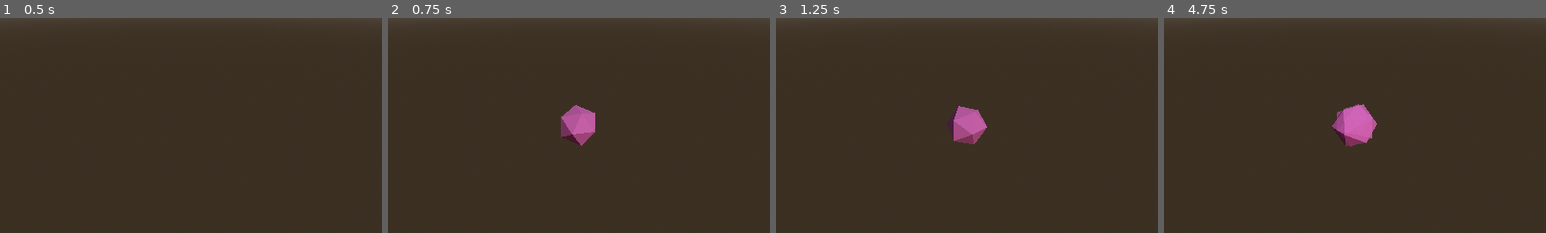
Above: before the commit, frames 1-4 (left to right).
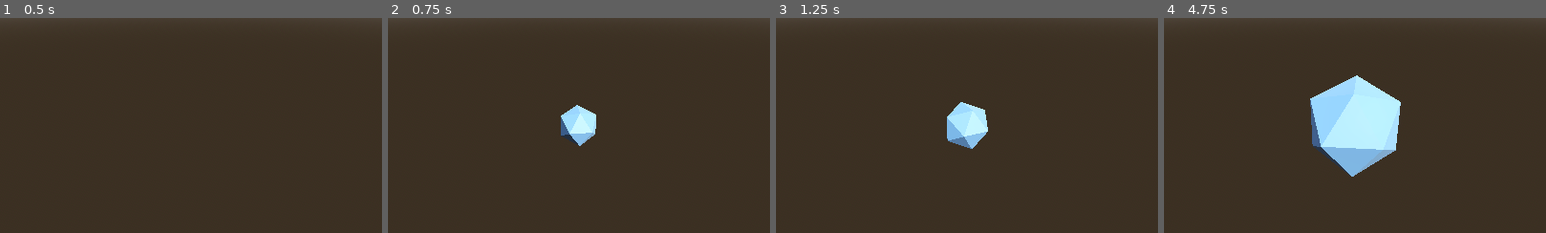
Above: after the commit, the same moments.

Repository: akorzunin/SuperIcosahedron
Game: Godot game, scene res://scenes/Main.tscn
Same seed, same stepped clock (60 frames per second), same inputs: the game is played once before the commit and once after it.
Inputs:
- Up to frame 1 (0.5 s): no input
- Up to frame 2 (0.75 s): tap Enter (ui_accept) at 0.5, 0.6 s; hold Right (ui_right) from 0.53 s (still down)
- Up to frame 3 (1.25 s): keep holding Right (ui_right); tap Enter (ui_accept) at 0.77, 1.07 s
- Up to frame 4 (4.75 s): release Right (ui_right) at 1.28 s; hold Down (ui_down) 1.28-2.03 s; tap Enter (ui_accept) at 1.35, 1.52, 1.82, 2.1, 2.85, 3.02, 3.32, 3.6, 3.77, 4.07, 4.35, 4.52 s; hold Right (ui_right) 2.03-2.78 s; hold Up (ui_up) 2.78-3.53 s; hold Left (ui_left) from 3.53 s (still down); tap Escape (ui_cancel) at 4.15 s
The pictures show only the part of the screen within x 26-76%, y 26-76%; the shares and areas given below are measured in that part.

Frame 1 is identical in both runs. In frame 2, 1.3% of the frame differs, in the area x 45-55%, y 40-60%; in frame 3, 1.8%; in frame 4, 7.9%, in the area x 38-62%, y 26-74%.

Commit message:
fix: fixed same state signals

Diff:
--- a/icosahedron/Icosahedron.tscn
+++ /dev/null
@@ -1,27 +0,0 @@
-[gd_scene load_steps=7 format=3 uid="uid://bwfxbwrjk0di4"]
-
-[ext_resource type="Shader" uid="uid://b555t84rxkthb" path="res://new_shader.tres" id="1_s45v5"]
-[ext_resource type="Script" path="res://icosahedron/MeshIcosahedron.gd" id="1_tkw51"]
-[ext_resource type="ArrayMesh" uid="uid://c1qws75wyn3pn" path="res://icosahedron/icosahedron_Solid.res" id="2_ybagd"]
-[ext_resource type="Script" path="res://icosahedron/icosahedron.gd" id="3_ni7r4"]
-
-[sub_resource type="ShaderMaterial" id="ShaderMaterial_wkum3"]
-render_priority = 0
-shader = ExtResource("1_s45v5")
-shader_parameter/ColorParameter = Color(0.490196, 0.184314, 0.364706, 0.768627)
-
-[sub_resource type="SphereShape3D" id="SphereShape3D_qnyg4"]
-radius = 0.994164
-
-[node name="Icosahedron" type="MeshInstance3D"]
-script = ExtResource("1_tkw51")
-
-[node name="MeshInstance3D" type="MeshInstance3D" parent="."]
-material_override = SubResource("ShaderMaterial_wkum3")
-mesh = ExtResource("2_ybagd")
-script = ExtResource("3_ni7r4")
-
-[node name="StaticBody3D" type="StaticBody3D" parent="MeshInstance3D"]
-
-[node name="CollisionShape3D" type="CollisionShape3D" parent="MeshInstance3D/StaticBody3D"]
-shape = SubResource("SphereShape3D_qnyg4")
--- a/project.godot
+++ b/project.godot
@@ -17,7 +17,7 @@
 
 [autoload]
 
-G="*res://src/global.gd"
+G="*res://scripts/globals.gd"
 
 [debug]
 
--- a/scenes/FigureSpawner.gd
+++ b/scenes/FigureSpawner.gd
@@ -1,13 +1,15 @@
 extends Marker3D
 
 signal spawn_figure(figure: Figure)
-@onready var main: Main = $'..'
-const ICOSAHEDRON = preload('res://icosahedron/Icosahedron.tscn')
+@onready var main: Main = $"/root/Main"
+@onready var signals: Signals = $"/root/Main/Signals"
+
+const Icosahedron = preload('res://scenes/figures/icosahedron/Icosahedron.tscn')
 class Figure:
     var type: String = "new"
 # Called when the node enters the scene tree for the first time.
 func _ready() -> void:
-    pass # Replace with function body.
+    signals.new_game_mode.connect(_on_signals_start_game)
 
 
 # Called every frame. 'delta' is the elapsed time since the previous frame.
@@ -17,10 +19,10 @@
 
 func _on_spawn_figure(figure: Figure) -> void:
     if figure.type == "new":
-        var new_figure := ICOSAHEDRON.instantiate()
+        var new_figure := Icosahedron.instantiate()
         main.add_child(new_figure)
 
 
-func _on_signals_start_game() -> void:
-    spawn_figure.emit(Figure.new())
-    pass # Replace with function body.
+func _on_signals_start_game(game_mode: GameStateManager.GameMode) -> void:
+    if game_mode == GameStateManager.GameMode.START:
+        _on_spawn_figure(Figure.new())
--- a/scenes/GameStateManager.gd
+++ b/scenes/GameStateManager.gd
@@ -1,13 +1,24 @@
+class_name GameStateManager
 extends Node
 
-@export var _game_state: G.GameState = G.GameState.GAME_MENU
+enum GameState {GAME_MENU, GAME_ACTIVE, GAME_PAUSED}
 
-@onready var main: Main = $ '..'
+const GameStateNames = {
+    GameState.GAME_MENU: "MENU",
+    GameState.GAME_ACTIVE: "ACTIVE",
+    GameState.GAME_PAUSED: "PAUSED",
+}
+
+enum GameMode {START, PAUSE, RESUME, END}
+
+@export var _game_state := GameState.GAME_MENU
+
+@onready var signals: Signals = $"/root/Main/Signals"
 @onready var game_state_label: Label = $ '../Gui/GameStatePanel/VBoxContainer/HFlowContainer/GameStateLabel'
 
 # Called when the node enters the scene tree for the first time.
 func _ready() -> void:
-    game_state_label.set_text(G.GameStateNames[_game_state])
+    game_state_label.set_text(GameStateManager.GameStateNames[_game_state])
 
 
 # Called every frame. 'delta' is the elapsed time since the previous frame.
@@ -15,10 +26,12 @@
     pass
 
 
-func _on_signals_game_state_changed(game_state: G.GameState) -> void:
-    game_state_label.set_text(G.GameStateNames[game_state])
-    if _game_state == G.GameState.GAME_MENU and game_state == G.GameState.GAME_ACTIVE:
-        main.signals.start_game.emit()
-    elif _game_state == G.GameState.GAME_ACTIVE and game_state == G.GameState.GAME_PAUSED:
-        main.signals.pause_game.emit()
+func _on_signals_game_state_changed(game_state: GameState) -> void:
+    game_state_label.set_text(GameStateNames[game_state])
+    if _game_state == GameState.GAME_MENU and game_state == GameState.GAME_ACTIVE:
+        signals.new_game_mode.emit(GameMode.START)
+    elif _game_state == GameState.GAME_ACTIVE and game_state == GameState.GAME_PAUSED:
+        signals.new_game_mode.emit(GameMode.PAUSE)
+    elif _game_state == GameState.GAME_PAUSED and game_state == GameState.GAME_ACTIVE:
+        signals.new_game_mode.emit(GameMode.RESUME)
     _game_state = game_state
--- a/scenes/Main.gd
+++ b/scenes/Main.gd
@@ -2,9 +2,8 @@
 extends Node3D
 
 
-@export var game_state: G.GameState = G.GameState.GAME_MENU
-var IcosahedronPath = load('res://icosahedron/Icosahedron.tscn')
-@onready var signals: Node = $Signals
+@export var game_state := GameStateManager.GameState.GAME_MENU
+@onready var signals: Signals = $Signals
 
 func _input(event: InputEvent) -> void:
     pass
@@ -12,25 +11,21 @@
 # Called when the node enters the scene tree for the first time.
 func _ready() -> void:
     signals = signals
-    var initial_game_state := G.GameState.GAME_MENU
+    var initial_game_state := GameStateManager.GameState.GAME_MENU
     signals.game_state_changed.emit(initial_game_state)
-
-    # var icosahedron = IcosahedronPath.instantiate()
-    # add_child(icosahedron)
-
 
 # Called every frame. 'delta' is the elapsed time since the previous frame.
 func _process(delta: float) -> void:
     if Input.is_action_just_pressed('ui_cancel'):
-        setGameState(G.GameState.GAME_MENU)
+        setGameState(GameStateManager.GameState.GAME_MENU)
     if Input.is_action_just_pressed('ui_accept'):
-        if game_state == G.GameState.GAME_ACTIVE:
-            setGameState(G.GameState.GAME_PAUSED)
-        elif game_state == G.GameState.GAME_PAUSED:
-            setGameState(G.GameState.GAME_ACTIVE)
+        if game_state == GameStateManager.GameState.GAME_ACTIVE:
+            setGameState(GameStateManager.GameState.GAME_PAUSED)
+        elif game_state == GameStateManager.GameState.GAME_PAUSED:
+            setGameState(GameStateManager.GameState.GAME_ACTIVE)
         else:
-            setGameState(G.GameState.GAME_ACTIVE)
+            setGameState(GameStateManager.GameState.GAME_ACTIVE)
 
-func setGameState(_game_state: G.GameState) -> void:
+func setGameState(_game_state: GameStateManager.GameState) -> void:
     signals.game_state_changed.emit(_game_state)
     game_state = _game_state
--- a/scenes/Main.tscn
+++ b/scenes/Main.tscn
@@ -1,8 +1,6 @@
-[gd_scene load_steps=11 format=3 uid="uid://da0i5mvi5peld"]
+[gd_scene load_steps=9 format=3 uid="uid://da0i5mvi5peld"]
 
 [ext_resource type="Script" path="res://scenes/Main.gd" id="1_pfxim"]
-[ext_resource type="Script" path="res://icosahedron/icosahedron.gd" id="2_334ip"]
-[ext_resource type="PackedScene" uid="uid://dwlgl8js0ir3" path="res://octaeder/octaeder.gltf" id="3_16rh7"]
 [ext_resource type="Script" path="res://scenes/FigureSpawner.gd" id="4_kdf15"]
 [ext_resource type="Script" path="res://scenes/Signals.gd" id="5_ano1o"]
 [ext_resource type="Script" path="res://scenes/GameStateManager.gd" id="6_3ppd5"]
@@ -42,15 +40,6 @@
 
 [node name="WorldEnvironment" type="WorldEnvironment" parent="Environment"]
 environment = SubResource("Environment_8ubl6")
-
-[node name="Octahedron" type="Node3D" parent="."]
-visible = false
-
-[node name="MeshInstance3D" type="MeshInstance3D" parent="Octahedron"]
-script = ExtResource("2_334ip")
-
-[node name="octaeder" parent="Octahedron/MeshInstance3D" instance=ExtResource("3_16rh7")]
-transform = Transform3D(5.035, 0, 0, 0, 5.035, 0, 0, 0, 5.035, 0, 0, 0)
 
 [node name="Gui" type="CanvasLayer" parent="."]
 
@@ -115,8 +104,4 @@
 [node name="GameStateManager" type="Node" parent="."]
 script = ExtResource("6_3ppd5")
 
-[connection signal="spawn_figure" from="FigureSpawner" to="FigureSpawner" method="_on_spawn_figure"]
 [connection signal="game_state_changed" from="Signals" to="GameStateManager" method="_on_signals_game_state_changed"]
-[connection signal="pause_game" from="Signals" to="Octahedron/MeshInstance3D" method="_on_signals_pause_game"]
-[connection signal="start_game" from="Signals" to="Octahedron/MeshInstance3D" method="_on_signals_start_game"]
-[connection signal="start_game" from="Signals" to="FigureSpawner" method="_on_signals_start_game"]
--- a/scenes/Signals.gd
+++ b/scenes/Signals.gd
@@ -1,12 +1,9 @@
 class_name Signals
 extends Node
 
-signal game_state_changed(game_state: G.GameState)
+signal game_state_changed(game_state: GameStateManager.GameState)
+signal new_game_mode(game_mode: GameStateManager.GameMode)
 signal spawn_figure(figure: Figure)
-signal start_game
-signal pause_game
-signal unpause_game
-signal end_game
 
 
 class Figure:
--- a/icosahedron/icosahedron.gd
+++ b/scenes/figures/icosahedron/Icosahedron.gd
@@ -2,12 +2,13 @@
 extends Node3D
 
 @export var ROTATION_SPEED := 0.009
-@export var allow_control := true
-@onready var main = get_node("/root/Main").transform.basis
+var allow_control := true
+@onready var main: Main = $"/root/Main"
+@onready var signals: Signals = $"/root/Main/Signals"
 
 # Called when the node enters the scene tree for the first time.
 func _ready():
-    pass
+    signals.new_game_mode.connect(_game_mode_changed)
 
 
 # Called every frame. 'delta' is the elapsed time since the previous frame.
@@ -17,7 +18,7 @@
     if allow_control:
         var bb = transform.basis
         var a = Quaternion(transform.basis)
-        var t = a * Quaternion(main)
+        var t = a * Quaternion(main.transform.basis)
         if Input.is_action_pressed("ui_up"):
             t = t * Quaternion(-ROTATION_SPEED, 0, 0, 1, )
         if Input.is_action_pressed("ui_down"):
@@ -29,10 +30,8 @@
         transform.basis = Basis(t).orthonormalized()
     # rotation = rotation.linear_interpolate(new_rotation, delta * movement_time)
 
-
-func _on_signals_pause_game() -> void:
-    self.allow_control = false
-
-
-func _on_signals_start_game() -> void:
-    allow_control = true
+func _game_mode_changed(game_mode: GameStateManager.GameMode) -> void:
+    if game_mode == GameStateManager.GameMode.PAUSE:
+        allow_control = false
+    else:
+        allow_control = true
--- /dev/null
+++ b/scenes/figures/icosahedron/Icosahedron.tscn
@@ -0,0 +1,20 @@
+[gd_scene load_steps=5 format=3 uid="uid://bwfxbwrjk0di4"]
+
+[ext_resource type="Script" path="res://scenes/figures/icosahedron/MeshIcosahedron.gd" id="1_lo7km"]
+[ext_resource type="ArrayMesh" path="res://scenes/figures/icosahedron/icosahedron_Solid.res" id="2_ybagd"]
+[ext_resource type="Script" path="res://scenes/figures/icosahedron/Icosahedron.gd" id="3_ni7r4"]
+
+[sub_resource type="SphereShape3D" id="SphereShape3D_qnyg4"]
+radius = 0.994164
+
+[node name="Icosahedron" type="MeshInstance3D"]
+script = ExtResource("1_lo7km")
+
+[node name="MeshInstance3D" type="MeshInstance3D" parent="."]
+mesh = ExtResource("2_ybagd")
+script = ExtResource("3_ni7r4")
+
+[node name="StaticBody3D" type="StaticBody3D" parent="MeshInstance3D"]
+
+[node name="CollisionShape3D" type="CollisionShape3D" parent="MeshInstance3D/StaticBody3D"]
+shape = SubResource("SphereShape3D_qnyg4")
--- a/icosahedron/MeshIcosahedron.gd
+++ b/scenes/figures/icosahedron/MeshIcosahedron.gd
@@ -3,12 +3,11 @@
 
 @export var SCALE_FACTOR := 1.009
 @export var scaling_enabled = true
-@onready var main: Main = get_node("/root/Main")
+@onready var signals: Signals = $"/root/Main/Signals"
 
 # Called when the node enters the scene tree for the first time.
 func _ready() -> void:
-    main.signals.start_game.connect(_game_started)
-    main.signals.pause_game.connect(_game_paused)
+    signals.new_game_mode.connect(_game_mode_changed)
 
 # Called every frame. 'delta' is the elapsed time since the previous frame.
 func _process(delta: float) -> void:
@@ -16,8 +15,8 @@
         scale_object_local(Vector3(SCALE_FACTOR, SCALE_FACTOR, SCALE_FACTOR, ))
 
 
-func _game_started():
-    scaling_enabled = true
-
-func _game_paused():
-    scaling_enabled = false
+func _game_mode_changed(game_mode: GameStateManager.GameMode) -> void:
+    if game_mode == GameStateManager.GameMode.PAUSE:
+        scaling_enabled = false
+    else:
+        scaling_enabled = true
--- /dev/null
+++ b/scripts/globals.gd
@@ -0,0 +1 @@
+extends Node
--- a/new_shader.tres
+++ b/shaders/color_shader.tres
@@ -26,7 +26,6 @@
 
 }
 "
-graph_offset = Vector2(-329.261, -184.863)
 nodes/fragment/0/position = Vector2(300, 80)
 nodes/fragment/4/node = SubResource("VisualShaderNodeColorParameter_psa62")
 nodes/fragment/4/position = Vector2(-220, 200)
--- a/signals/game_state_signal.gd
+++ /dev/null
@@ -1,3 +0,0 @@
-extends Node
-
-signal game_state_changed(game_state: G.GameState)
--- a/signals/spawn_signal.gd
+++ /dev/null
@@ -1,6 +0,0 @@
-extends Node
-
-signal spawn_figure(figure: Figure)
-
-class Figure:
-    var type: String = "new"
--- a/src/global.gd
+++ /dev/null
@@ -1,10 +0,0 @@
-extends Node
-
-
-enum GameState {GAME_MENU, GAME_ACTIVE, GAME_PAUSED}
-
-const GameStateNames = {
-    GameState.GAME_MENU: "MENU",
-    GameState.GAME_ACTIVE: "ACTIVE",
-    GameState.GAME_PAUSED: "PAUSED",
-}
Renamed: icosahedron/icosahedron.gltf -> scenes/figures/icosahedron/icosahedron.gltf
Not shown, changed: scenes/figures/icosahedron/icosahedron.gltf.import
Renamed: icosahedron/icosahedron_Solid.res -> scenes/figures/icosahedron/icosahedron_Solid.res
Renamed: octaeder/octaeder.gltf -> scenes/figures/octaeder/octaeder.gltf
Not shown, changed: scenes/figures/octaeder/octaeder.gltf.import
Renamed: octaeder/outline.glb -> scenes/figures/octaeder/outline.glb
Not shown, changed: scenes/figures/octaeder/outline.glb.import
Renamed: src/utils.gd -> scripts/utils.gd
